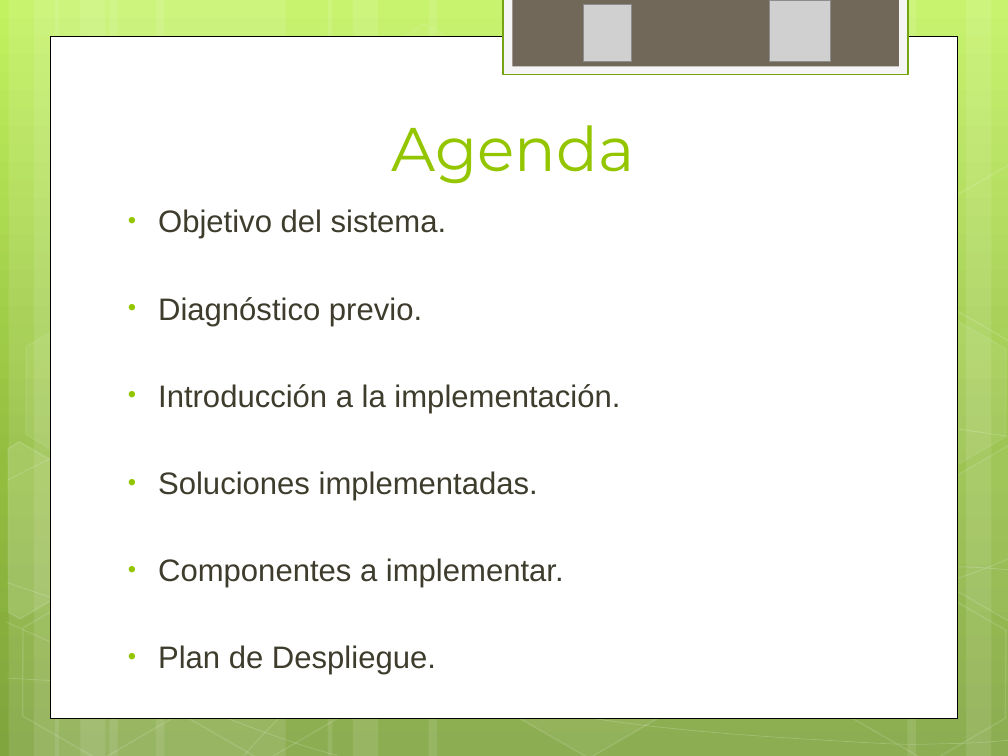
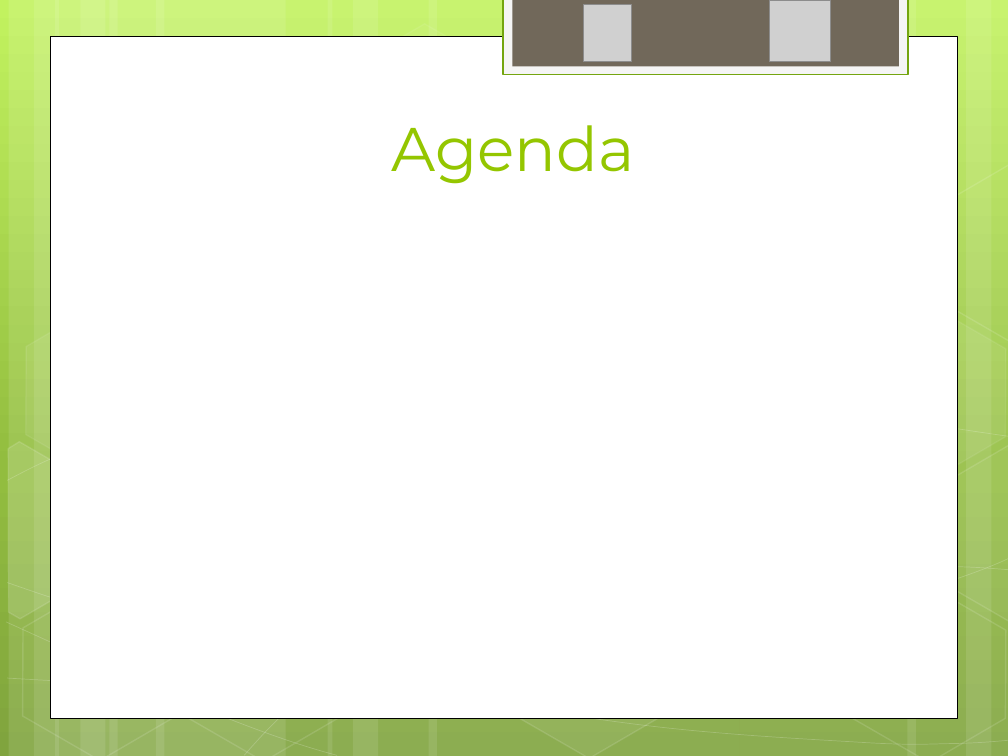
Before and after one commit to ptissera/habilitacion-profesional-2012-4k4, a slide deck: slide 23 of Documentacion/Proyecto/Presentacion Final/Exposicion Final.pptx (slide 30 before the commit). Drawn at 1008x756 pixels with LibreOffice and Linux fonts; fonts in the diff are those of the drawing; grey boxes stand for pictures. Boxes give left, top, right and bottom in pixels: in the first picture for what was removed or moved away, otherwise in the second. Text is boxed around its words. In the diff, an @@ line names an element or a change of style, - is before the commit and + after.

```diff
--- a/Documentacion/Proyecto/Presentacion Final/Exposicion Final.pptx
+++ b/Documentacion/Proyecto/Presentacion Final/Exposicion Final.pptx
@@ text removed at (158, 209, 620, 674) @@
-• Objetivo del sistema.
-• Diagnóstico previo.
-• Introducción a la implementación.
-• Soluciones implementadas.
-• Componentes a implementar.
-• Plan de Despliegue.
```
Also in this commit, not shown: 13 other slides changed, 3 slides added, 11 slides removed.
